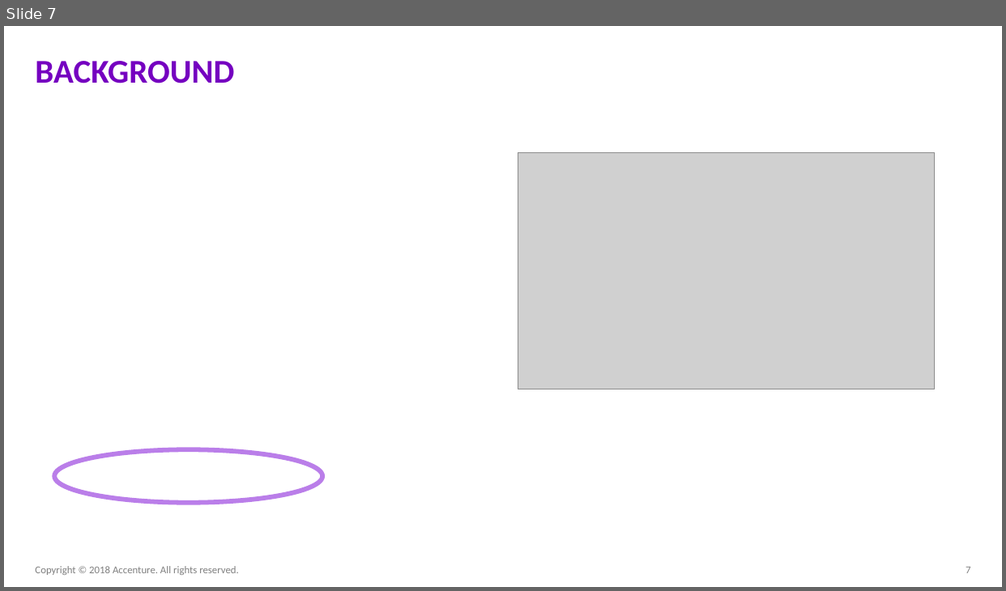
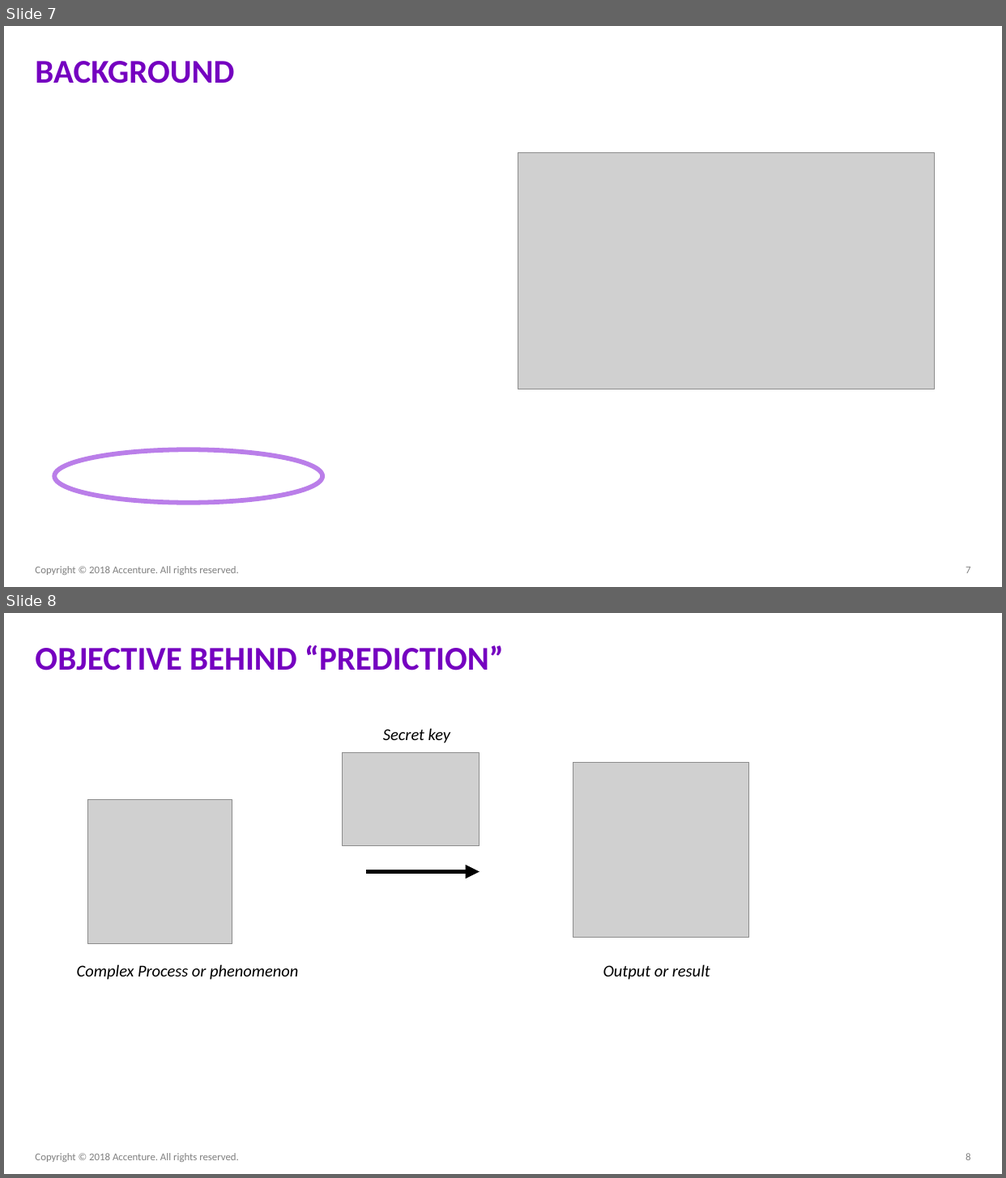
Before and after one commit to ameet123/na_la_nn, a slide deck: FY19 NA-LA.pptx. Shown one above the other, each under a label of ours: slide 7 before the commit, slides 7 and 8 after it. The pictures are 1006x591 and 1006x1178 pixels, drawn with LibreOffice and Linux fonts; fonts in the diff are those of the drawing; grey boxes stand for pictures. Boxes give left, top, right and bottom in pixels: in the first picture for what was removed or moved away, otherwise in the second. Text is boxed around its words. In the diff, an @@ line names an element or a change of style, - is before the commit and + after.

```diff
--- a/FY19 NA-LA.pptx
+++ b/FY19 NA-LA.pptx
@@ slide 8 added at <box>4,613,1002,1174</box>, background #FFFFFF @@
@@ title added at <box>35,645,504,671</box>, 32 pt, text #7500C0, bold @@
+OBJECTIVE BEHIND “PREDICTION”
@@ text added at <box>383,728,450,743</box>, 16 pt, text #000000, italic @@
+Secret key
@@ picture added at <box>343,753,479,846</box> @@
@@ picture added at <box>573,762,749,937</box> @@
@@ picture added at <box>88,799,232,944</box> @@
@@ arrow added from (366, 872) to (479, 872), #000000 4.5 pt @@
@@ text added at <box>77,965,298,980</box>, 16 pt, text #000000, italic @@
+Complex Process or phenomenon
@@ text added at <box>603,965,710,980</box>, 16 pt, text #000000, italic @@
+Output or result
@@ text added at <box>35,1153,239,1162</box>, 10 pt, text #808080 @@
+Copyright © 2018 Accenture. All rights reserved.
@@ page number added at <box>965,1153,970,1161</box>, 10 pt, text #808080 @@
+8
```
Also in this commit, not shown: 6 slides changed, 3 other slides added, 2 other files.
